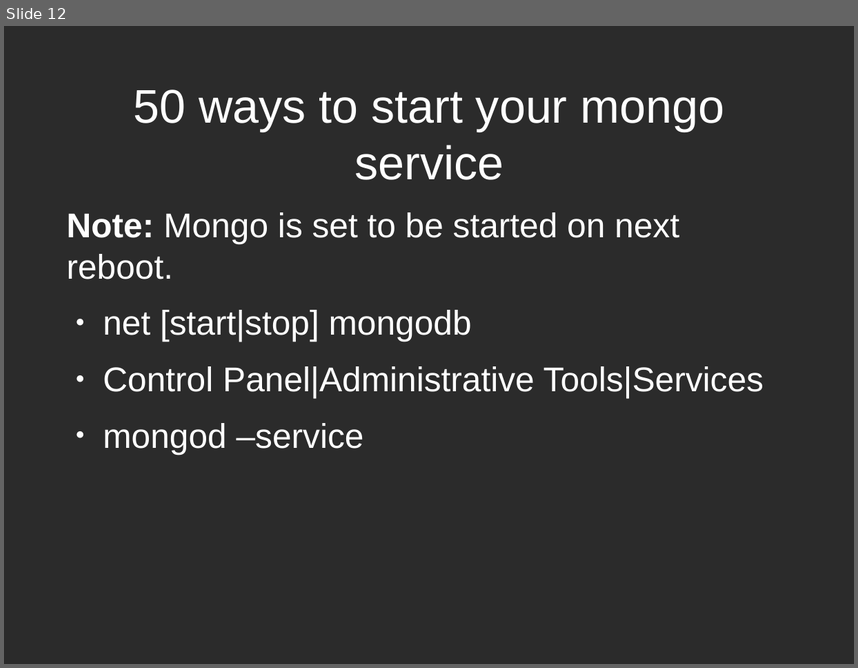
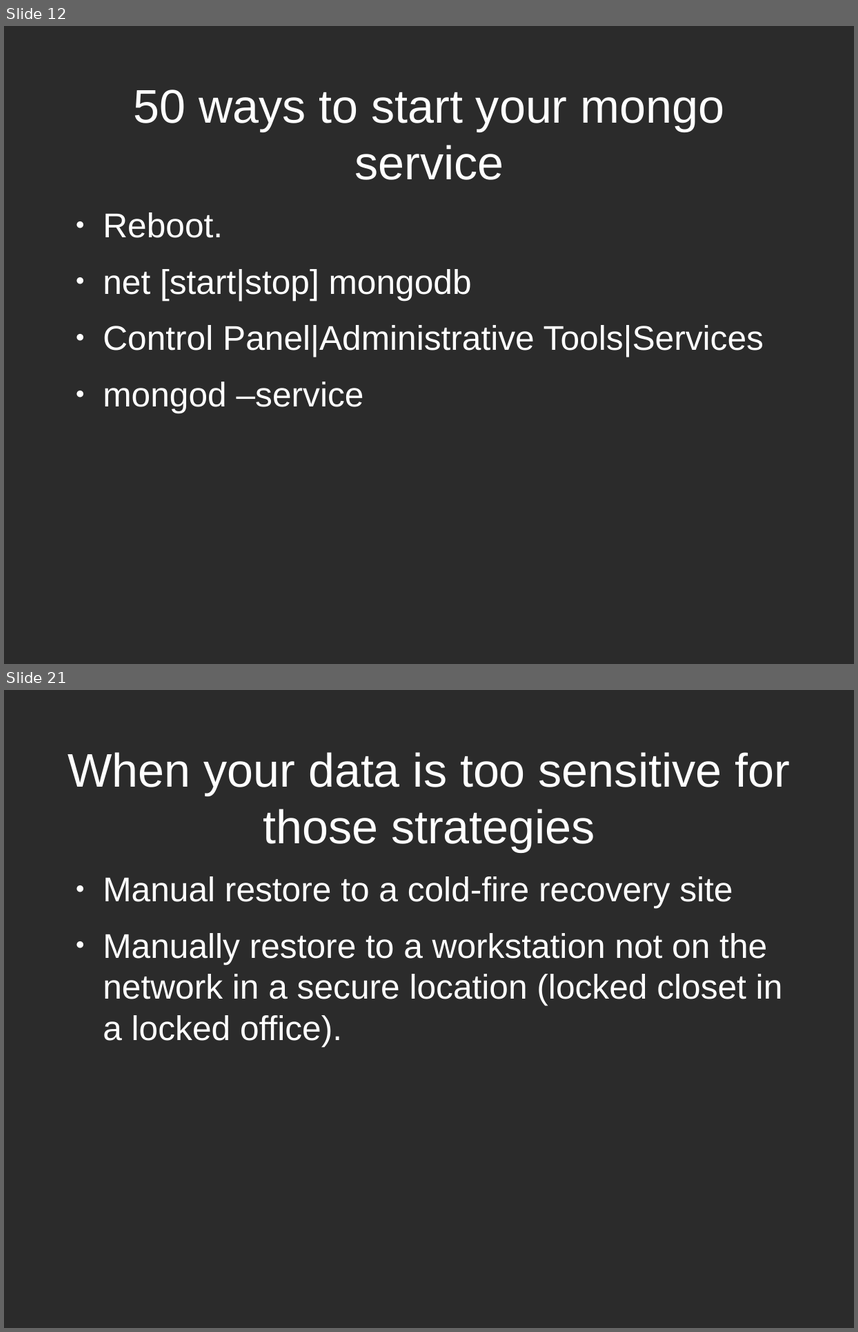
Before and after one commit to zippy1981/TalkMaterials, a slide deck: MongoMeetup/2010-July/Mongo Windows Administration for the Unix Programmer.odp. Shown one above the other, each under a label of ours: slide 12 before the commit, slides 12 and 21 after it; the slides between them are not shown. The pictures are 858x668 and 858x1332 pixels, drawn with LibreOffice and Linux fonts; fonts in the diff are those of the drawing; background and template pictures are left out; a plain dark background stands for a picture behind light text. Boxes give left, top, right and bottom in pixels: in the first picture for what was removed or moved away, otherwise in the second. Text is boxed around its words. In the diff, an @@ line names an element or a change of style, - is before the commit and + after.

```diff
--- a/MongoMeetup/2010-July/Mongo Windows Administration for the Unix Programmer.odp
+++ b/MongoMeetup/2010-July/Mongo Windows Administration for the Unix Programmer.odp
@@ slide 21 added at (x1=4, y1=690, x2=854, y2=1328), background picture (left out) @@
@@ title added at (x1=67, y1=752, x2=790, y2=851), 44 pt, text #FFFFFF @@
+When your data is too sensitive for those strategies
@@ text added at (x1=103, y1=876, x2=783, y2=1046), 32 pt, text #FFFFFF @@
+● Manual restore to a cold-fire recovery site
+● Manually restore to a workstation not on the network in a secure location (locked closet in a locked office).
@@ slide 12 changed as well @@
@@ text at (x1=103, y1=212, x2=223, y2=238): text changed @@
-Note: Mongo is set to be started on next reboot.
+● Reboot.
```
Also in this commit, not shown: 10 other slides changed, 12 other slides added.
